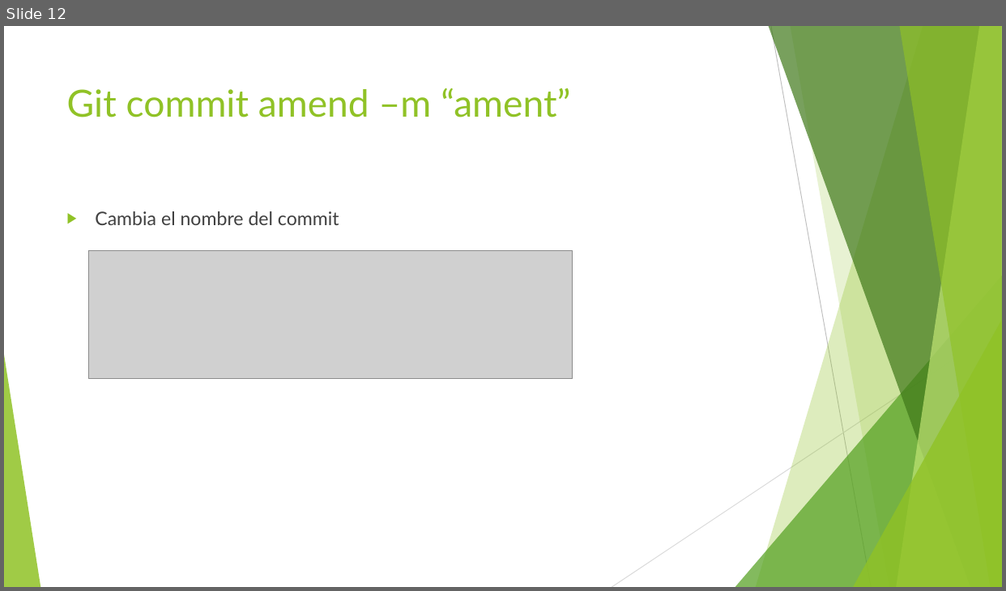
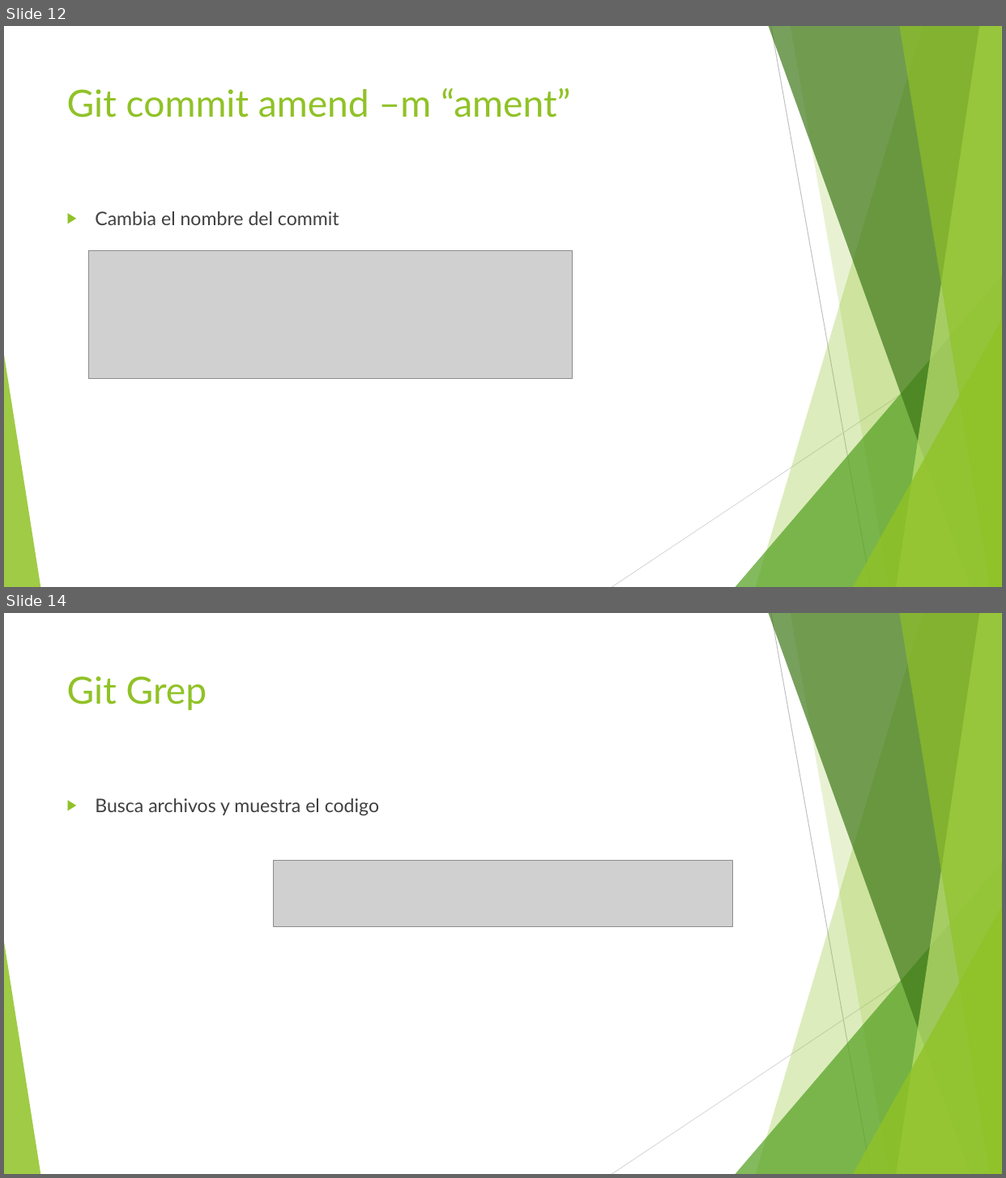
Before and after one commit to Benjamin98100/Benja-Activity21062022, a slide deck: Practica Git y GitHub.pptx. Shown one above the other, each under a label of ours: slide 12 before the commit, slides 12 and 14 after it; the slides between them are not shown. The pictures are 1006x591 and 1006x1178 pixels, drawn with LibreOffice and Linux fonts; fonts in the diff are those of the drawing; grey boxes stand for pictures. Boxes give left, top, right and bottom in pixels: in the first picture for what was removed or moved away, otherwise in the second. Text is boxed around its words. In the diff, an @@ line names an element or a change of style, - is before the commit and + after.

```diff
--- a/Practica Git y GitHub.pptx
+++ b/Practica Git y GitHub.pptx
@@ slide 14 added at box(4, 613, 1002, 1174), background #FFFFFF; not listed: 10 template elements that a slide beside it also shows @@
@@ title added at box(67, 676, 207, 710), 36 pt, text #90C226 @@
+Git Grep
@@ text added at box(95, 798, 379, 815), 18 pt, text #404040 @@
+▶ Busca archivos y muestra el codigo
@@ picture added at box(274, 860, 733, 927) @@
```
Also in this commit, not shown: 5 other slides added, 1 slide removed.
